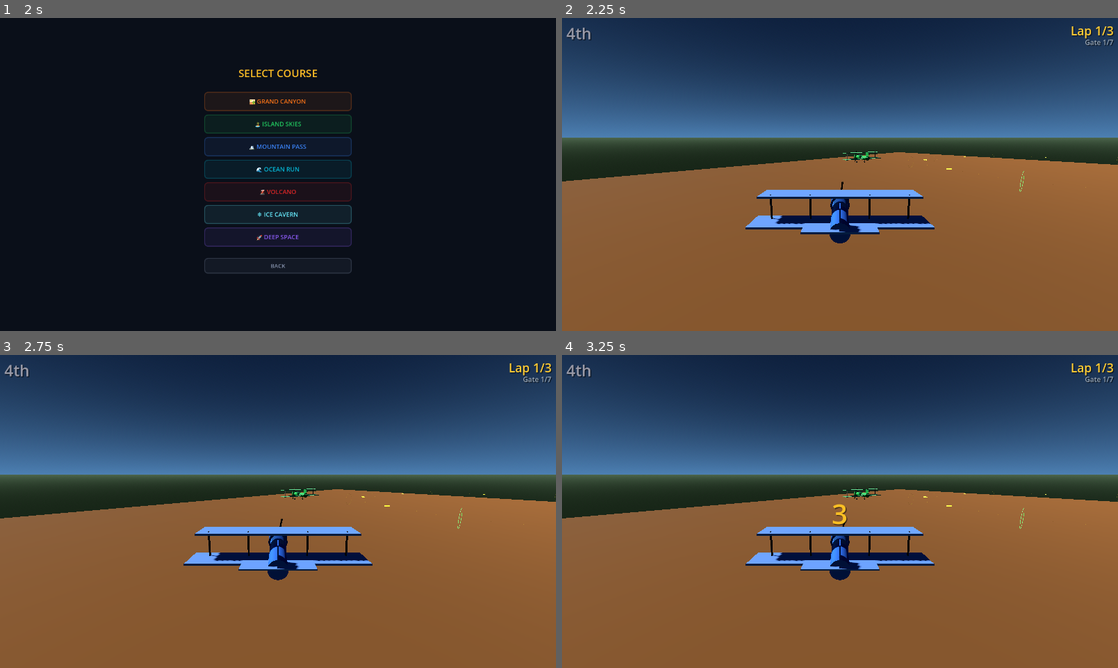
Above: before the commit, frames 1-4 (two rows, left to right).
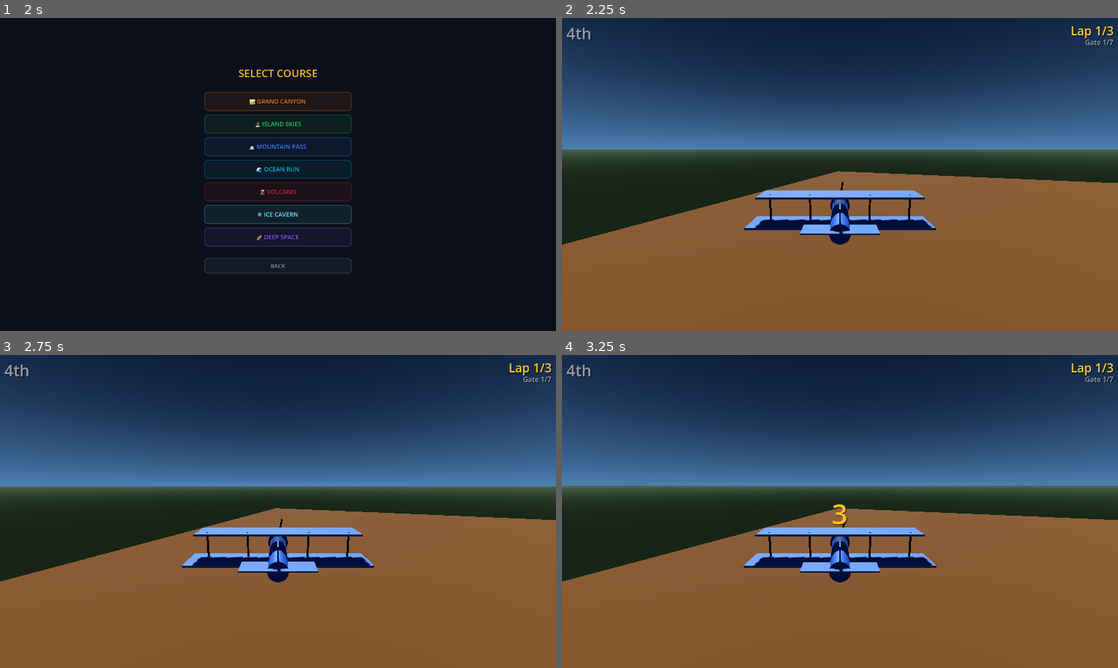
Above: after the commit, the same moments.

Repository: withdoron/ephraim-games
Game: Godot game, scene res://node_3d.tscn
Same seed, same stepped clock (60 frames per second), same inputs: the game is played once before the commit and once after it.
Inputs (mouse positions are in pixels of both pictures, inside the frame that each line leads up to):
- Up to frame 1 (2 s): click "RACE" at 0.5 s; click "1 PLAYER" at 1.25 s
- Up to frame 2 (2.25 s): click "🏜️ GRAND CANYON" at 2 s
- Up to frame 3 (2.75 s): no input
- Up to frame 4 (3.25 s): tap Enter at 2.75 s; move the mouse to (962, 495) at 2.77 s; hold Right (ui_right) from 2.78 s (still down); tap P at 2.85 s; click (962, 495) at 2.92 s; tap Space at 3.02 s

Frame 1 is identical in both runs. In frame 2, 16% of the frame differs, in the area x 0-100%, y 36-73%; in frame 3, 16%; in frame 4, 16%, in the area x 0-100%, y 37-73%.

Commit message:
RINGSTORM-GODOT: cube spacing, pause freeze, boost fire, star rainbow, fix start
Cube spacing: widened from [-4.5..4.5] to [-24..24] units apart.

Pause freeze: player and NPC set process_mode = ALWAYS so they can
check get_tree().paused and skip movement. Propellers still spin.

Boost fire: orange cone mesh behind fuselage, pulsing scale animation.
Visible only when boost_timer > 0. Added to biplane builder, works
for both player and NPC planes.

Star rainbow: when star_timer > 0, fuselage and wings cycle through
HSV rainbow colors at 3ms per hue step. Emission enabled for glow.
Colors restored to originals when star ends. Works for both player
and NPC planes.

Start position: racers now start 40+ units behind gate 0 along the
course path, in a staggered 2-column grid, facing toward gate 0.
Previous position was beyond the first gate.

Co-Authored-By: Claude Opus 4.6 (1M context) <noreply@anthropic.com>

Diff:
--- a/ringstorm/new-game-project/scripts/main_setup.gd
+++ b/ringstorm/new-game-project/scripts/main_setup.gd
@@ -422,24 +422,41 @@
 	canopy.position = Vector3(0, 0.35, -0.3)
 	parent.add_child(canopy)
 
+	# j. Boost fire — hidden cone behind fuselage, shown during boost
+	var fire = MeshInstance3D.new(); fire.name = "BoostFire"
+	var fcone = CylinderMesh.new(); fcone.top_radius = 0.0; fcone.bottom_radius = 0.5; fcone.height = 3.0
+	fire.mesh = fcone
+	var fmat = StandardMaterial3D.new()
+	fmat.albedo_color = Color(1.0, 0.5, 0.0, 0.8)
+	fmat.emission_enabled = true; fmat.emission = Color(1.0, 0.3, 0.0)
+	fmat.emission_energy_multiplier = 3.0
+	fmat.transparency = BaseMaterial3D.TRANSPARENCY_ALPHA
+	fire.material_override = fmat
+	fire.rotation.x = deg_to_rad(90); fire.position = Vector3(0, 0, 2.5)
+	fire.visible = false
+	parent.add_child(fire)
+
 func _setup_race(is_battle: bool):
 	if not course or course.gates.size() < 2:
 		return
-	var all = [player_plane] + npc_planes
-	var start = course.gates[0]
-	var next_gate = course.gates[1]
-	var dir = (next_gate - start).normalized()
-	var perp = dir.cross(Vector3.UP).normalized()
+	var all: Array = [player_plane]
+	if player2_plane:
+		all.append(player2_plane)
+	all.append_array(npc_planes)
+	var gate0 = course.gates[0]
+	var last_gate = course.gates[course.gates.size() - 1]
+	var race_dir = (gate0 - last_gate).normalized()
+	var lateral = race_dir.cross(Vector3.UP).normalized()
+	# Staggered grid: racers start behind gate 0 facing toward it
 	for i in range(all.size()):
 		var r = all[i]
-		var row_i = int(i / 2); var col = i % 2
-		var ox = -5.0 if col == 0 else 5.0
-		var oz = -row_i * 12.0 - 20.0
-		r.global_position = start + perp * ox + dir * oz + Vector3.UP * 3.0
-		# Face toward first gate using look_at
-		var look_target = start + Vector3.UP * 3.0
-		if r.global_position.distance_to(look_target) > 1.0:
-			r.look_at(look_target, Vector3.UP)
+		var row_i = int(i / 2)
+		var col_off = ((i % 2) - 0.5) * 10.0  # -5 or +5
+		var back_off = 40.0 + row_i * 12.0
+		r.global_position = gate0 - race_dir * back_off + lateral * col_off + Vector3.UP * 2.0
+		var look_tgt = gate0 + Vector3.UP * 2.0
+		if r.global_position.distance_to(look_tgt) > 1.0:
+			r.look_at(look_tgt, Vector3.UP)
 	player_plane.race_course = course
 	player_plane.race_manager = race_mgr
 	player_plane.hud = hud_node
--- a/ringstorm/new-game-project/scripts/mystery_cube.gd
+++ b/ringstorm/new-game-project/scripts/mystery_cube.gd
@@ -32,8 +32,8 @@
 		var px = -dz / dlen
 		var pz = dx / dlen
 
-		# 4 cubes per station at offsets -4.5, -1.5, 1.5, 4.5
-		for off in [-4.5, -1.5, 1.5, 4.5]:
+		# 4 cubes per station at wider offsets
+		for off in [-24.0, -8.0, 8.0, 24.0]:
 			var cx = mx + px * off
 			var cz = mz + pz * off
 			_spawn_cube(Vector3(cx, my, cz), "", false)
--- a/ringstorm/new-game-project/scripts/npc_plane.gd
+++ b/ringstorm/new-game-project/scripts/npc_plane.gd
@@ -54,13 +54,19 @@
 # Trail
 var trail: Array = []
 
-# Mesh reference
+# Mesh reference and visual effects
 var body_mesh: MeshInstance3D
+var original_body_color: Color = Color.WHITE
+var original_wing_color: Color = Color.WHITE
+var _star_was_active: bool = false
 
 func _ready():
+	process_mode = Node.PROCESS_MODE_ALWAYS
 	wander_phase = randf() * 6.0
 	skill_level = 0.7 + randf() * 0.3
 	_create_mesh()
+	original_body_color = racer_color
+	original_wing_color = racer_color.lightened(0.3)
 
 func _create_mesh():
 	# Staggerwing biplane — same design as player, NPC colors
@@ -152,10 +158,14 @@
 
 # Ported from Ringstorm.jsx updateNPC() lines 917-998
 func _physics_process(delta):
-	# Spin propeller even during countdown
+	# Spin propeller always
 	var prop_node = get_node_or_null("Propeller")
 	if prop_node:
 		prop_node.rotation.z += 25.0 * delta
+
+	# Freeze when paused
+	if get_tree().paused:
+		return
 
 	# Freeze during countdown
 	if not race_started:
@@ -256,6 +266,29 @@
 	# Visual pitch and roll
 	rotation.x = -pitch_angle
 	rotation.z = -roll_value
+
+	# Boost fire effect
+	var bfire = get_node_or_null("BoostFire")
+	if bfire:
+		bfire.visible = boost_timer > 0
+		if boost_timer > 0:
+			var pulse = 1.0 + sin(Time.get_ticks_msec() * 0.01) * 0.3
+			bfire.scale = Vector3(pulse, pulse, 1.0 + pulse * 0.5)
+
+	# Star rainbow effect
+	if star_timer > 0:
+		_star_was_active = true
+		var hue = fmod(Time.get_ticks_msec() * 0.003, 1.0)
+		var rc = Color.from_hsv(hue, 1.0, 1.0)
+		if body_mesh and body_mesh.material_override:
+			body_mesh.material_override.albedo_color = rc
+			body_mesh.material_override.emission_enabled = true
+			body_mesh.material_override.emission = rc
+	elif _star_was_active:
+		_star_was_active = false
+		if body_mesh and body_mesh.material_override:
+			body_mesh.material_override.albedo_color = original_body_color
+			body_mesh.material_override.emission_enabled = false
 
 	# NPC weapon use — ported from lines 995-997
 	if weapon != "" and randf() < 0.01:
--- a/ringstorm/new-game-project/scripts/player_plane.gd
+++ b/ringstorm/new-game-project/scripts/player_plane.gd
@@ -62,11 +62,24 @@
 var hud: Node = null
 var all_racers: Array = []
 
+# Visual effect refs
+var original_body_color: Color = Color.WHITE
+var original_wing_color: Color = Color.WHITE
+var _star_was_active: bool = false
+
 # Nodes
 @onready var camera: Camera3D = $Camera3D
 
 func _ready():
+	process_mode = Node.PROCESS_MODE_ALWAYS
 	max_speed = Settings.player_speed
+	# Store original colors for star rainbow restore
+	var fuse = get_node_or_null("Fuselage")
+	if fuse and fuse.material_override:
+		original_body_color = fuse.material_override.albedo_color
+	var lw = get_node_or_null("LowerWing")
+	if lw and lw.material_override:
+		original_wing_color = lw.material_override.albedo_color
 
 func on_race_start():
 	race_started = true
@@ -74,10 +87,14 @@
 	current_speed = Settings.start_speed
 
 func _physics_process(delta):
-	# Spin propeller even during countdown (looks cool)
+	# Spin propeller always
 	var prop = get_node_or_null("Propeller")
 	if prop:
 		prop.rotation.z += 25.0 * delta
+
+	# Freeze when paused
+	if get_tree().paused:
+		return
 
 	# Freeze during countdown — no movement until GO
 	if not race_started:
@@ -259,6 +276,40 @@
 		if trail.size() > 30:
 			trail.pop_front()
 
+	# Boost fire effect
+	var bfire = get_node_or_null("BoostFire")
+	if bfire:
+		bfire.visible = boost_timer > 0
+		if boost_timer > 0:
+			var pulse = 1.0 + sin(Time.get_ticks_msec() * 0.01) * 0.3
+			bfire.scale = Vector3(pulse, pulse, 1.0 + pulse * 0.5)
+
+	# Star rainbow effect
+	if star_timer > 0:
+		_star_was_active = true
+		var hue = fmod(Time.get_ticks_msec() * 0.003, 1.0)
+		var rc = Color.from_hsv(hue, 1.0, 1.0)
+		var fuse = get_node_or_null("Fuselage")
+		if fuse and fuse.material_override:
+			fuse.material_override.albedo_color = rc
+			fuse.material_override.emission_enabled = true
+			fuse.material_override.emission = rc
+			fuse.material_override.emission_energy_multiplier = 1.5
+		for wname in ["LowerWing", "UpperWing"]:
+			var w = get_node_or_null(wname)
+			if w and w.material_override:
+				w.material_override.albedo_color = rc
+	elif _star_was_active:
+		_star_was_active = false
+		var fuse = get_node_or_null("Fuselage")
+		if fuse and fuse.material_override:
+			fuse.material_override.albedo_color = original_body_color
+			fuse.material_override.emission_enabled = false
+		for wname in ["LowerWing", "UpperWing"]:
+			var w = get_node_or_null(wname)
+			if w and w.material_override:
+				w.material_override.albedo_color = original_wing_color
+
 	# Camera
 	_update_camera(delta)
 
